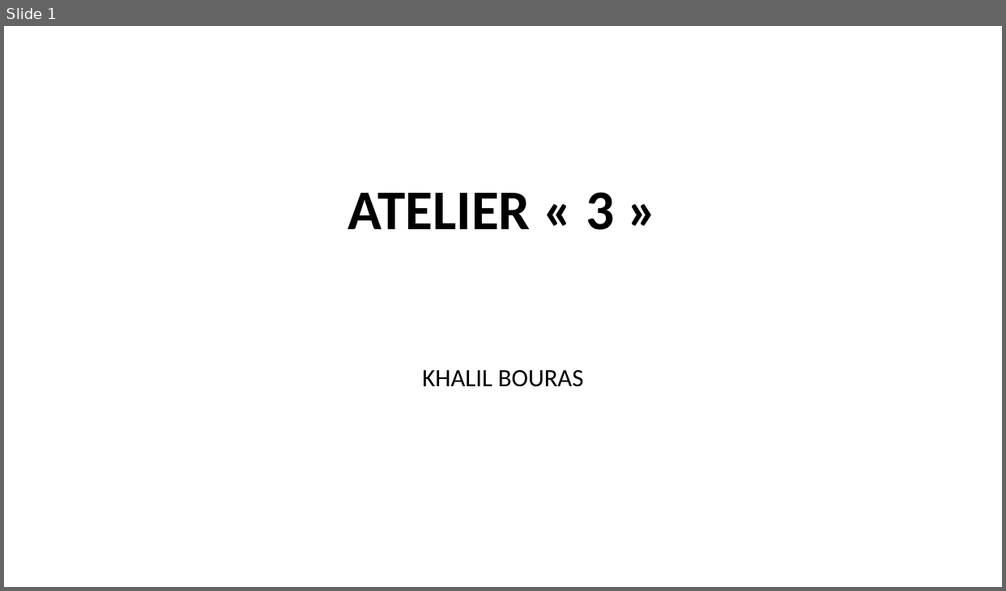
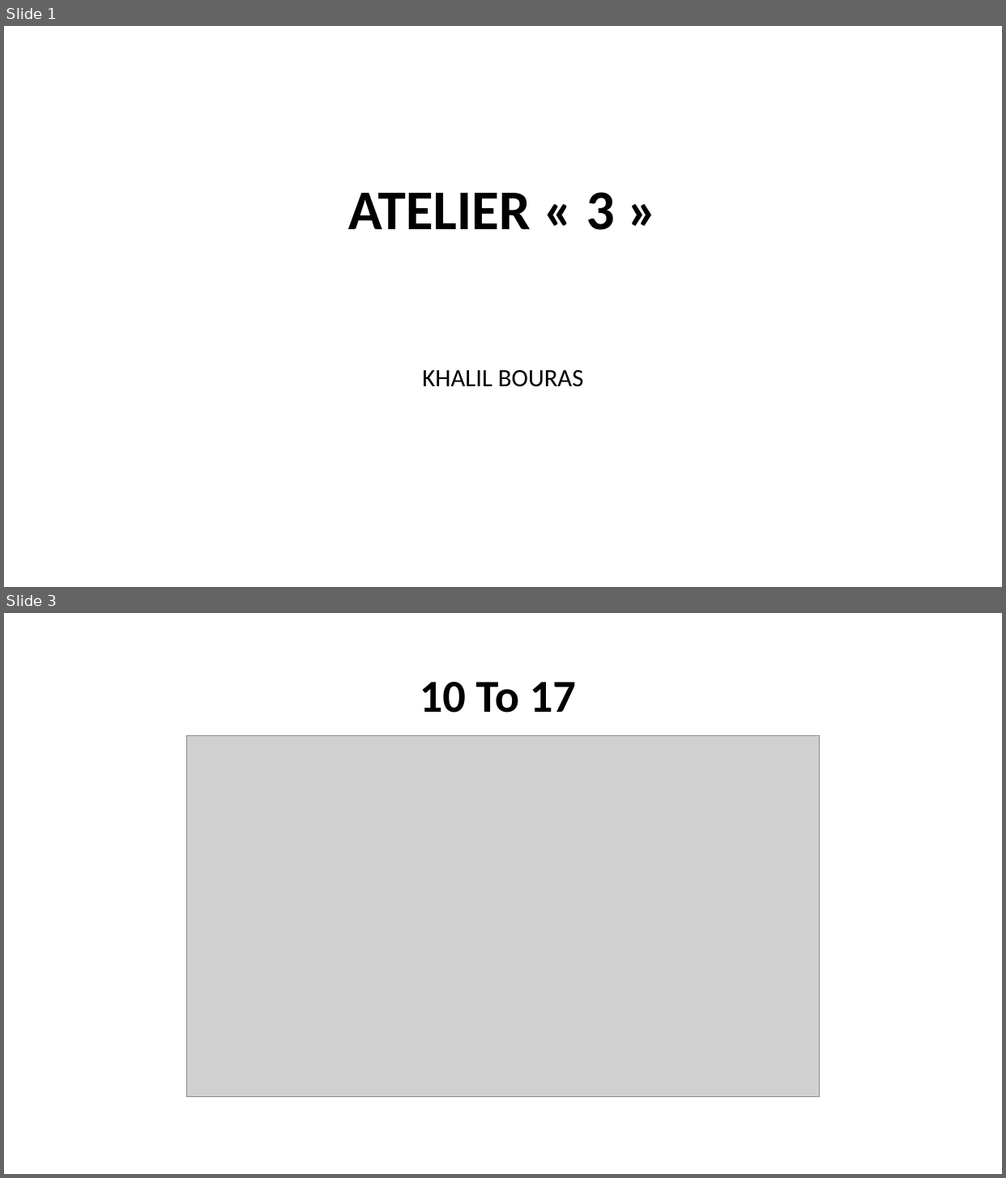
Before and after one commit to barron-KH/database, a slide deck: Atelier 3/Answer.pptx. Shown one above the other, each under a label of ours: slide 1 before the commit, slides 1 and 3 after it; the slides between them are not shown. The pictures are 1006x591 and 1006x1178 pixels, drawn with LibreOffice and Linux fonts; fonts in the diff are those of the drawing; grey boxes stand for pictures. Boxes give left, top, right and bottom in pixels: in the first picture for what was removed or moved away, otherwise in the second. Text is boxed around its words. In the diff, an @@ line names an element or a change of style, - is before the commit and + after.

```diff
--- a/Atelier 3/Answer.pptx
+++ b/Atelier 3/Answer.pptx
@@ slide 3 added at (4, 613, 1002, 1174), background #FFFFFF @@
@@ title added at (420, 682, 576, 713), 44 pt, text #000000, bold @@
+10 To 17
@@ picture added at (187, 736, 820, 1097) @@
```
Also in this commit, not shown: 1 slide changed.
